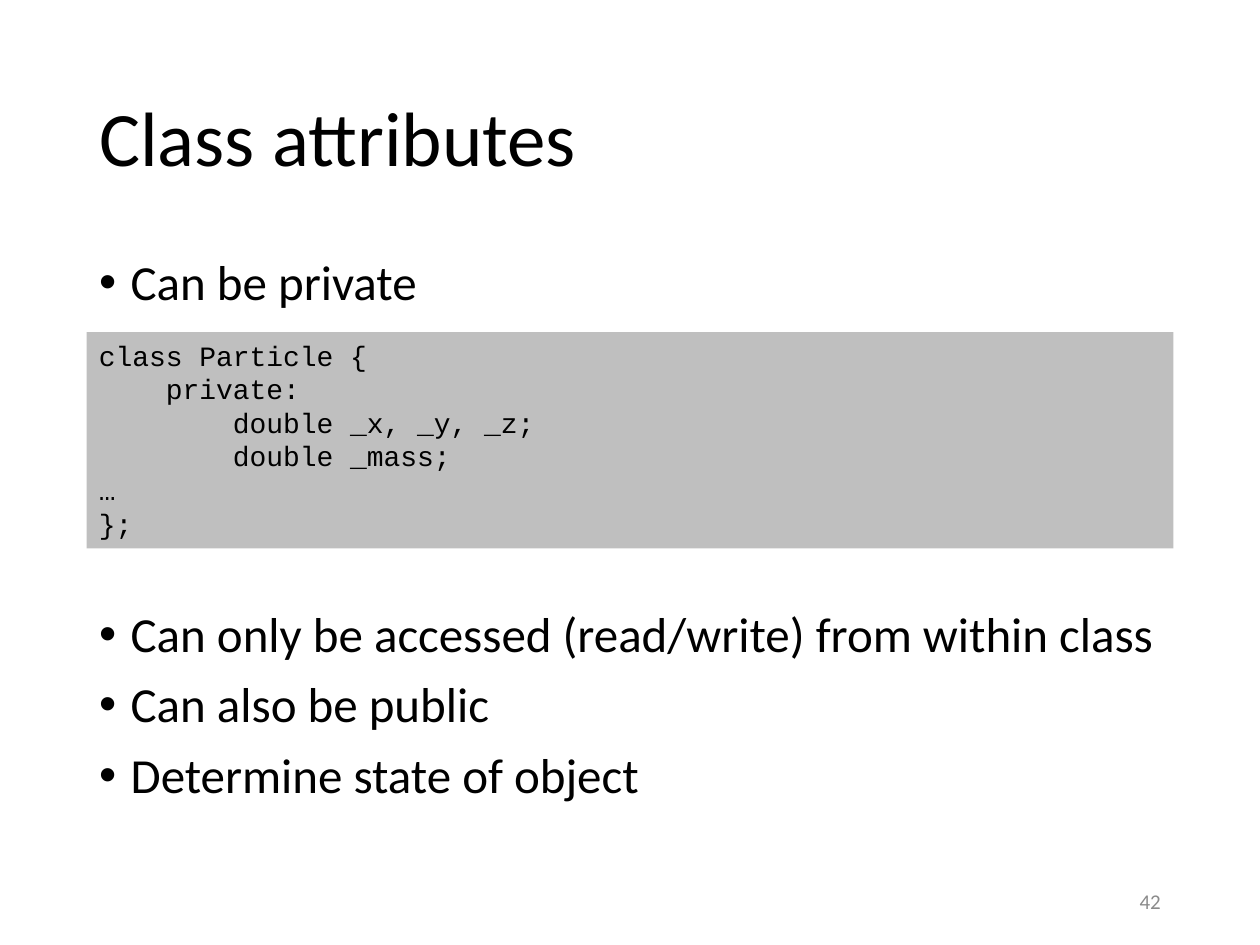
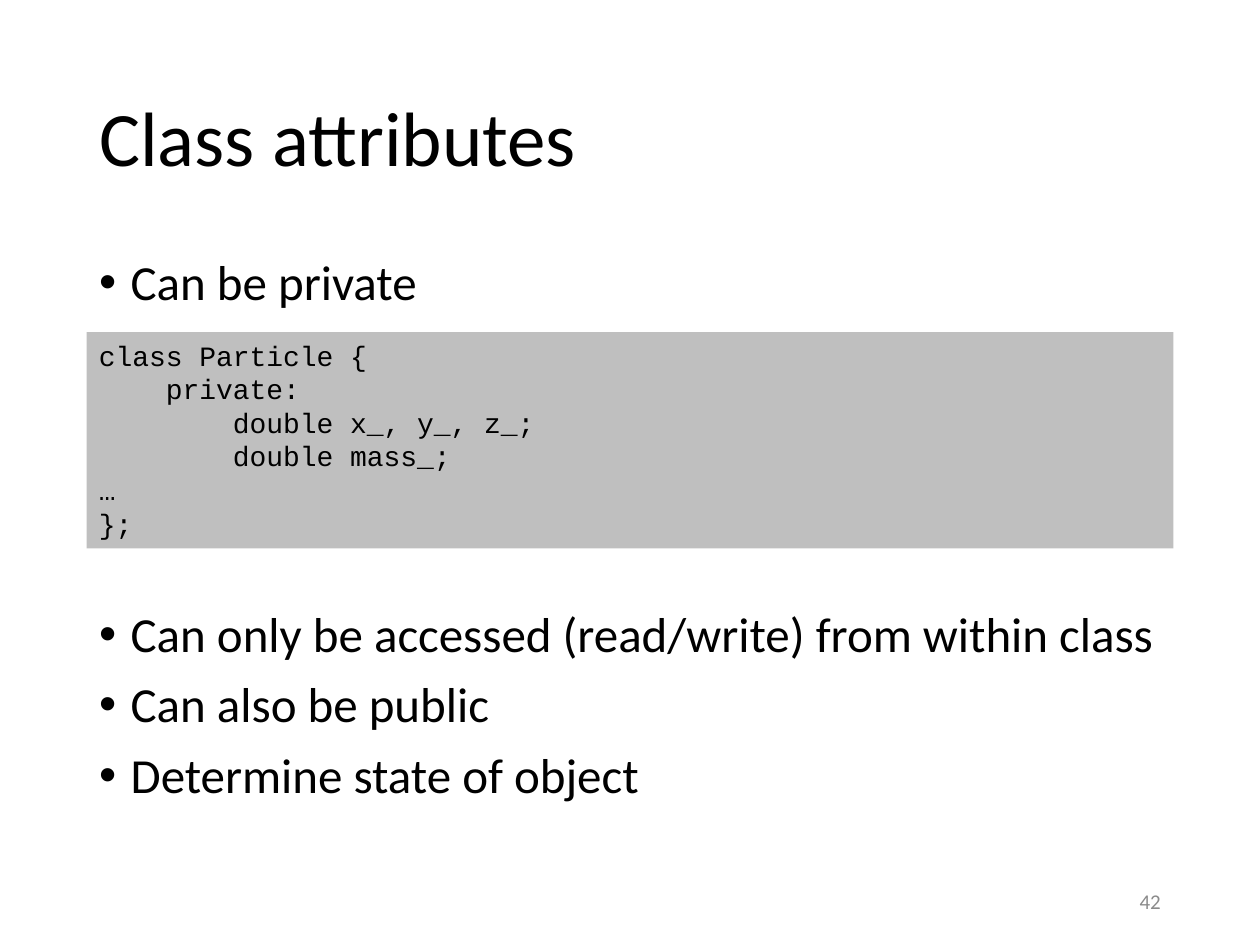
Before and after one commit to gjbex/training-material, a slide deck: slide 42 of CPlusPlus/scientific_cpp.pptx. Drawn at 1260x945 pixels with LibreOffice and Linux fonts; fonts in the diff are those of the drawing. Boxes give left, top, right and bottom in pixels: in the first picture for what was removed or moved away, otherwise in the second. Text is boxed around its words. In the diff, an @@ line names an element or a change of style, - is before the commit and + after.

Commit message:
Fix class member names

```diff
--- a/CPlusPlus/scientific_cpp.pptx
+++ b/CPlusPlus/scientific_cpp.pptx
@@ text in rectangle at (233,413,534,471): text changed @@
-double _x, _y, _z;
-double _mass;
+double x_, y_, z_;
+double mass_;
```
Also in this commit, not shown: 12 other slides changed.
